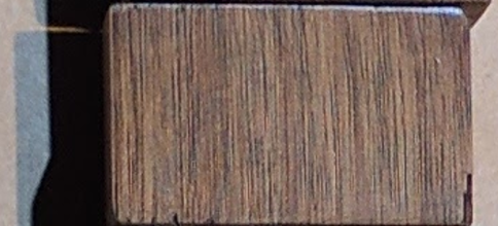
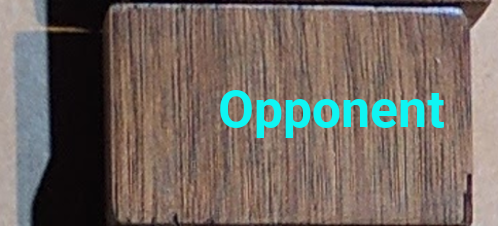
Layer changes from the first (498, 226) image to the second:
added layer "Opponent" above "IMG_20170330_195846.jpg" over [220, 90, 444, 138]
